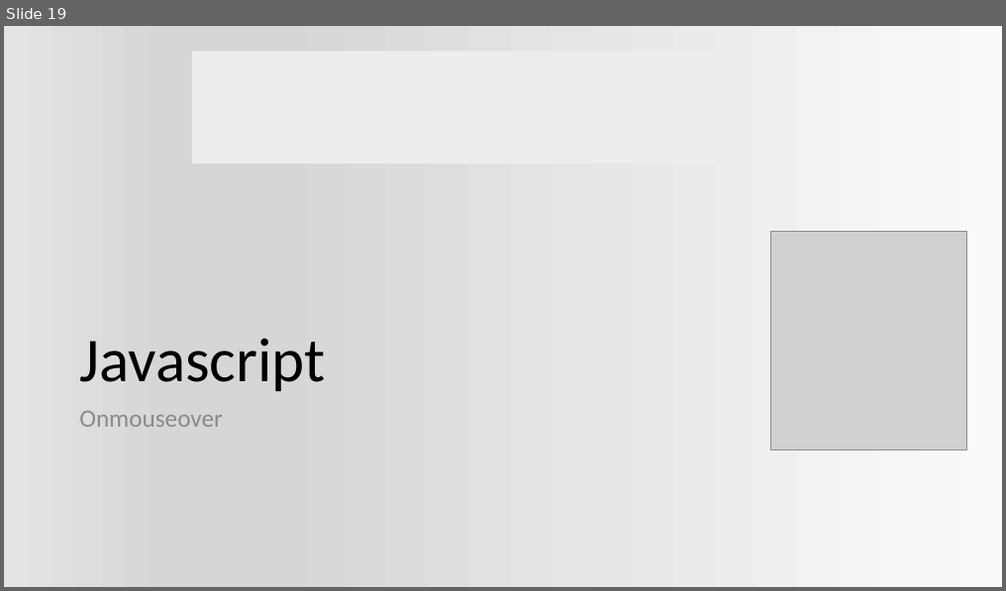
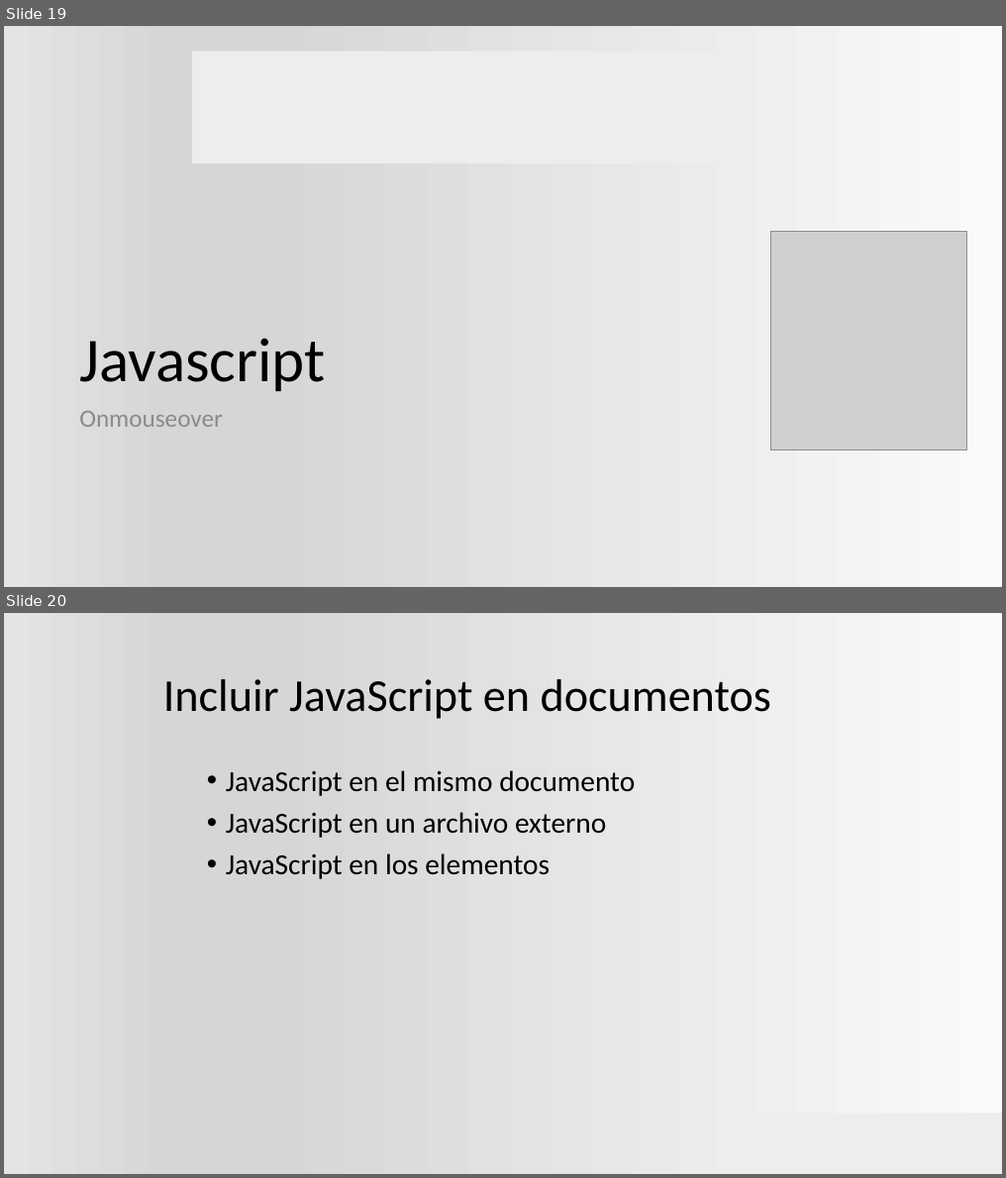
Before and after one commit to ProfVillegas/CECyTe, a slide deck: Aplicacion_js.pptx. Shown one above the other, each under a label of ours: slide 19 before the commit, slides 19 and 20 after it. The pictures are 1006x591 and 1006x1178 pixels, drawn with LibreOffice and Linux fonts; fonts in the diff are those of the drawing; grey boxes stand for pictures; background and template pictures are left out. Boxes give left, top, right and bottom in pixels: in the first picture for what was removed or moved away, otherwise in the second. Text is boxed around its words. In the diff, an @@ line names an element or a change of style, - is before the commit and + after.

```diff
--- a/Aplicacion_js.pptx
+++ b/Aplicacion_js.pptx
@@ slide 20 added at (4,613,1002,1174), background gradient #FAFAFA to #D7D7D7 to #E4E4E4 @@
@@ title added at (163,679,771,719), 44 pt, text #000000 @@
+Incluir JavaScript en documentos
@@ text added at (226,770,635,879), 28 pt, text #000000 @@
+• JavaScript en el mismo documento
+• JavaScript en un archivo externo
+• JavaScript en los elementos
@@ rectangle added at (719,1114,1002,1174), fill #EDEDED @@
```
Also in this commit, not shown: 1 slide changed, 28 other slides added, 1 other file.
